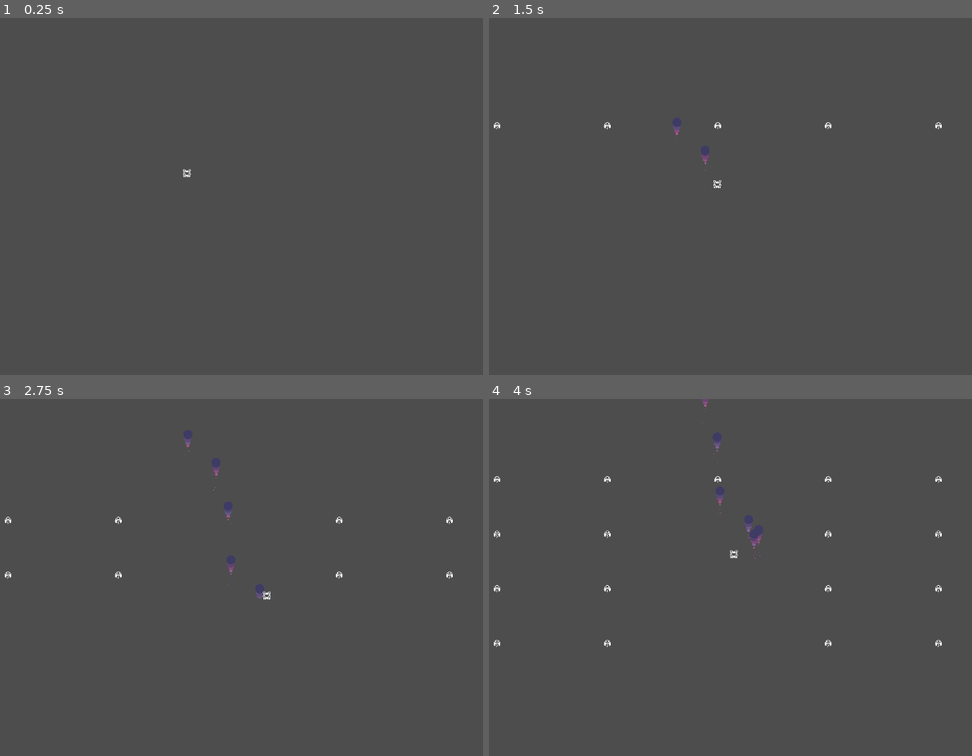
Above: before the commit, frames 1-4 (two rows, left to right).
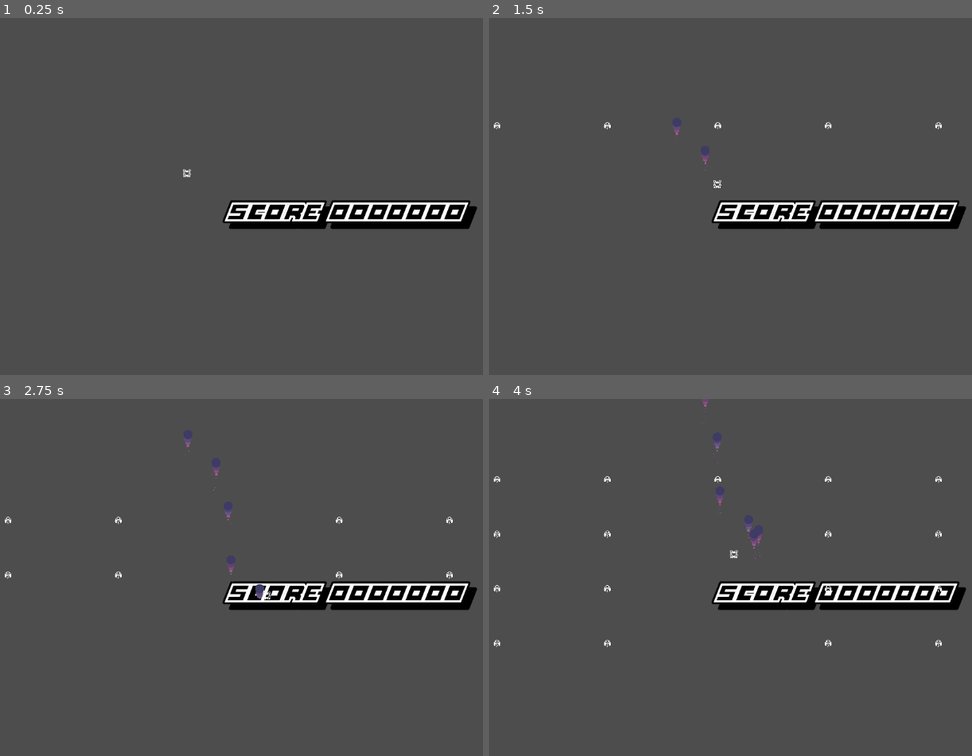
Above: after the commit, the same moments.

Repository: SuperGoon97/BulletJam6
Game: Godot game, scene res://Levels/level_test.tscn
The game is run twice, just before and just after one commit, with the same random seed, the same clock (stepped at 60 frames per second) and the same inputs.
Inputs:
- Up to frame 1 (0.25 s): no input
- Up to frame 2 (1.5 s): tap Enter at 0.5 s; hold D (move_right) 0.53-1.28 s; hold Space (fire) 0.53-1.28 s; hold S (move_down) from 1.28 s (still down); tap Space (fire) at 1.35 s
- Up to frame 3 (2.75 s): tap Space (fire) at 2 s; release S (move_down) at 2.03 s; hold D (move_right) from 2.03 s (still down); hold Space (fire) from 2.03 s (still down)
- Up to frame 4 (4 s): release D (move_right) at 2.78 s; release Space (fire) at 2.78 s; hold W (move_up) 2.78-3.53 s; tap Space (fire) at 2.85 s; hold A (move_left) from 3.53 s (still down); hold Space (fire) from 3.53 s (still down)

The runs differ from the first frame. In frame 1, 4.1% of the frame differs, in the area x 46-99%, y 51-60%; in frame 2, 4.1%; in frame 3, 4.0%; in frame 4, 4.1%.

Commit message:
added score button

Diff:
--- /dev/null
+++ b/Fonts/plat_var.tres
@@ -0,0 +1,6 @@
+[gd_resource type="FontVariation" load_steps=2 format=3 uid="uid://j8dfv4nurj05"]
+
+[ext_resource type="FontFile" uid="uid://bpiwflar6uunx" path="res://Fonts/Raw/Platinum Sign.ttf" id="1_j303b"]
+
+[resource]
+base_font = ExtResource("1_j303b")
--- a/Nodes/Enemies/enemy.gd
+++ b/Nodes/Enemies/enemy.gd
@@ -1,6 +1,10 @@
 class_name Enemy extends Node2D
 
+signal destroyed_by_player(score_to_give:int)
+
 @export_range(0.0,100.0,0.1,"or_greater") var speed:float = 10.0
+@export var score_value:int = 10
+
 var direction:Vector2 = Vector2(0.0,1.0)
 var active = true
 
@@ -9,7 +13,6 @@
 
 func _process(delta: float) -> void:
 	position += (direction * speed * delta)
-
 
 func _on_enemy_onscreen_screen_entered() -> void:
 	active = true
@@ -20,4 +23,5 @@
 
 func destroy_enemy_slow():
 	await get_tree().create_timer(0.5).timeout
+	destroyed_by_player.emit(score_value)
 	queue_free()
--- a/Nodes/Mangers/game_manager.gd
+++ b/Nodes/Mangers/game_manager.gd
@@ -1,6 +1,7 @@
 class_name GameManager extends Node
 
 signal game_ready
+signal score_changed(score:int)
 
 const BULLET_MANAGER = preload("res://Nodes/Mangers/bullet_manager.tscn")
 const UI_MANAGER = preload("res://Nodes/Mangers/ui_manager.tscn")
@@ -9,6 +10,8 @@
 var bullet_manager :BulletManager
 var ui_manager :UiManager
 var wave_manager :WaveManager
+
+var current_score:int = 0
 
 var manager_dict :Dictionary = {
 "bullet_manager":false ,
@@ -28,9 +31,12 @@
 	add_child(bullet_manager)
 	ui_manager = UI_MANAGER.instantiate()
 	ui_manager.is_ready.connect(manager_ready)
+	score_changed.connect(ui_manager.update_score_label)
 	add_child(ui_manager)
 	wave_manager = WAVE_MANAGER.instantiate()
 	wave_manager.is_ready.connect(manager_ready)
+	wave_manager.enemy_created.connect(bind_to_enemy_death)
+
 	add_child(wave_manager)
 	pass
 
@@ -44,3 +50,10 @@
 		await get_tree().process_frame
 	game_ready.emit()
 	print("Game ready")
+
+func bind_to_enemy_death(enemy:Enemy):
+	enemy.destroyed_by_player.connect(change_score)
+
+func change_score(value:int):
+	current_score += value
+	score_changed.emit(current_score)
--- a/Nodes/Mangers/ui_manager.gd
+++ b/Nodes/Mangers/ui_manager.gd
@@ -2,5 +2,17 @@
 
 signal is_ready (input:String)
 
+const SCORE_LABEL = preload("res://UI/Labels/score_label.tscn")
+
+var score_label:ScoreLabel
+
 func _ready() -> void:
+	create_score_label()
 	is_ready.emit("ui_manager")
+
+func create_score_label():
+	score_label = SCORE_LABEL.instantiate()
+	add_child(score_label)
+
+func update_score_label(score:int):
+	score_label.update_score(score)
--- a/Nodes/Mangers/ui_manager.tscn
+++ b/Nodes/Mangers/ui_manager.tscn
@@ -4,7 +4,9 @@
 
 [node name="ui_manager" type="Control"]
 layout_mode = 3
-anchors_preset = 0
-offset_right = 40.0
-offset_bottom = 40.0
+anchors_preset = 15
+anchor_right = 1.0
+anchor_bottom = 1.0
+grow_horizontal = 2
+grow_vertical = 2
 script = ExtResource("1_uq8yt")
--- a/Nodes/Mangers/wave_manager.gd
+++ b/Nodes/Mangers/wave_manager.gd
@@ -1,5 +1,6 @@
 class_name WaveManager extends Node2D
 signal is_ready (input:String)
+signal enemy_created(enemy:Enemy)
 
 const ENEMY = preload("res://Nodes/Enemies/enemy.tscn")
 
@@ -17,6 +18,7 @@
 	var new_enemy :Enemy = ENEMY.instantiate()
 	spawner_array[location].add_child(new_enemy)
 	new_enemy.global_position = spawner_array[location].global_position
+	enemy_created.emit(new_enemy)
 	pass
 
 func _on_spawn_timer_timeout() -> void:
--- /dev/null
+++ b/UI/Labels/score_label.gd
@@ -0,0 +1,23 @@
+class_name ScoreLabel extends Label
+
+@export var desired_place_value:int = 7
+@onready var score_label_shadow: Label = $score_label_shadow
+
+func update_score(score:int):
+	var score_string = str(score)
+	var length = score_string.length()
+	var zero_to_add = desired_place_value - length
+	if zero_to_add > 0:
+		text = "SCORE " + add_zeros(zero_to_add,score)
+		score_label_shadow.text = text
+	else:
+		text = "SCORE " + str(score)
+		score_label_shadow.text = text
+
+func add_zeros(zero_to_add:int , score:int) -> String:
+	var r_string:String
+	var p_string:PackedStringArray
+	for n in zero_to_add:
+		p_string.push_back("0")
+	r_string = "".join(p_string) + str(score)
+	return r_string
--- /dev/null
+++ b/UI/Labels/score_label.tscn
@@ -0,0 +1,20 @@
+[gd_scene load_steps=4 format=3 uid="uid://dvarakphxf5ng"]
+
+[ext_resource type="Theme" uid="uid://da4xj7p4hdpwv" path="res://UI/Themes/over_theme.tres" id="1_brudk"]
+[ext_resource type="Script" uid="uid://c60neba2i51n8" path="res://UI/Labels/score_label.gd" id="2_w63oi"]
+[ext_resource type="Theme" uid="uid://duivpxbtclgmu" path="res://UI/Themes/under_theme.tres" id="2_yijd1"]
+
+[node name="score_label" type="Label"]
+offset_right = 40.0
+offset_bottom = 23.0
+theme = ExtResource("1_brudk")
+text = "SCORE 0000000"
+script = ExtResource("2_w63oi")
+
+[node name="score_label_shadow" type="Label" parent="."]
+z_index = -1
+layout_mode = 0
+offset_right = 40.0
+offset_bottom = 26.0
+theme = ExtResource("2_yijd1")
+text = "SCORE 0000000"
--- /dev/null
+++ b/UI/Themes/default_theme.tres
@@ -0,0 +1,3 @@
+[gd_resource type="Theme" format=3 uid="uid://cq4u5vnanphuv"]
+
+[resource]
--- /dev/null
+++ b/UI/Themes/over_theme.tres
@@ -0,0 +1,7 @@
+[gd_resource type="Theme" load_steps=2 format=3 uid="uid://da4xj7p4hdpwv"]
+
+[ext_resource type="FontVariation" uid="uid://d3emm3nj86qp1" path="res://Fonts/plat_over_var.tres" id="1_ycw8f"]
+
+[resource]
+default_font = ExtResource("1_ycw8f")
+default_font_size = 40
--- /dev/null
+++ b/UI/Themes/under_theme.tres
@@ -0,0 +1,7 @@
+[gd_resource type="Theme" load_steps=2 format=3 uid="uid://duivpxbtclgmu"]
+
+[ext_resource type="FontVariation" uid="uid://bhvfb7bym242q" path="res://Fonts/plat_under_var.tres" id="1_aqgs7"]
+
+[resource]
+default_font = ExtResource("1_aqgs7")
+Label/colors/font_color = Color(0, 0, 0, 1)
Not shown, added: UI/Labels/score_label.gd.uid
